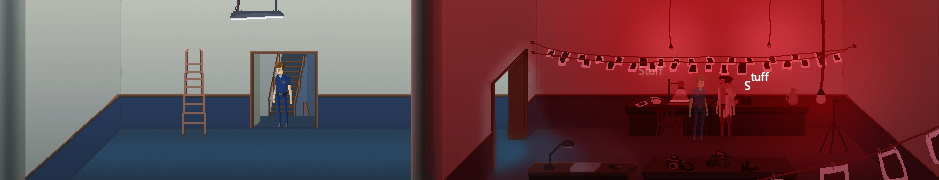
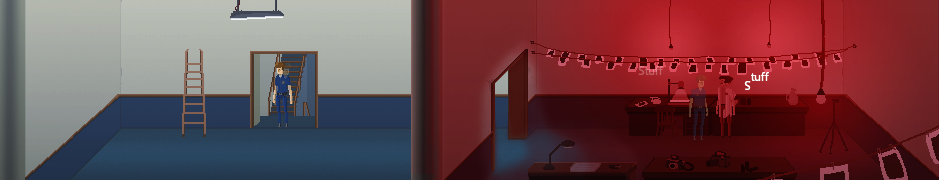
The second w=939, h=180 image is a revision of the first. Changes to its layers:
added group "staircase()" (27%) with 2 layers in group "Hitboxes" over [274, 63, 293, 128]
added layer "player" (2nd of 2, in "Hitboxes" › "staircase()") in group "staircase()" over [274, 63, 293, 128]
added group "parallax(-0.25)" with 2 layers above "parallax(-0.2)" over [768, 141, 903, 180]
moved "FG-redlight" into group "parallax(-0.25)" over [768, 141, 903, 180]
renamed "table" to "parallax(-0.2)", painted on it over [768, 171, 797, 179]
moved "playerspawn(raymond_police)" above "photoguy()" over [274, 63, 292, 127]
painted on "table" over [768, 171, 797, 179]
